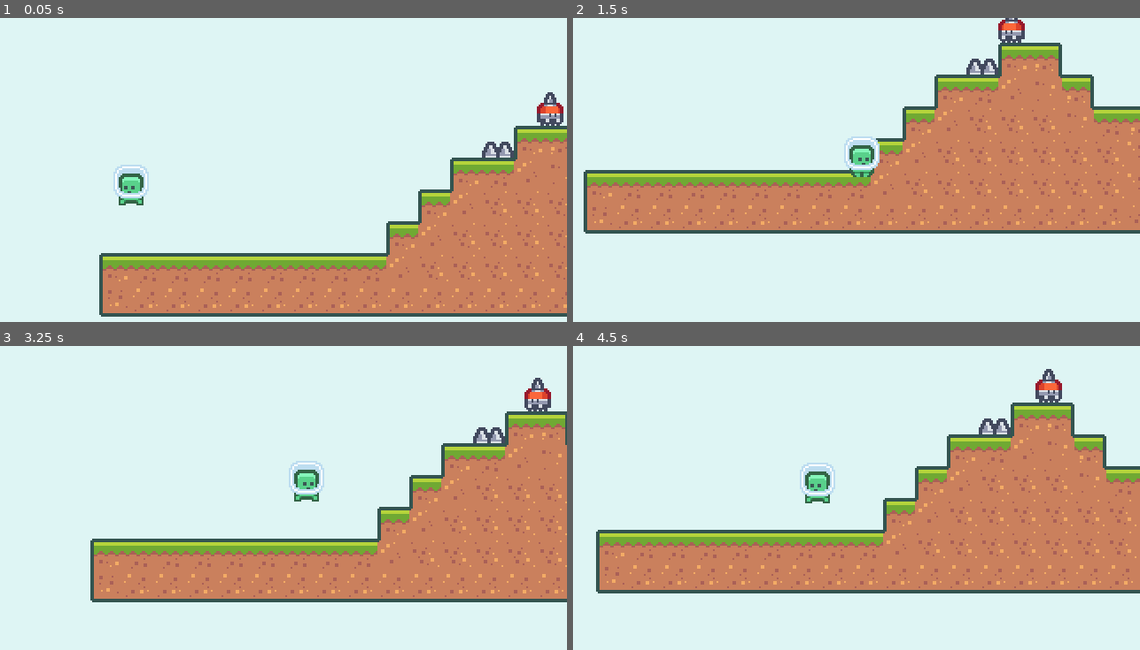
Above: before the commit, frames 1-4 (two rows, left to right).
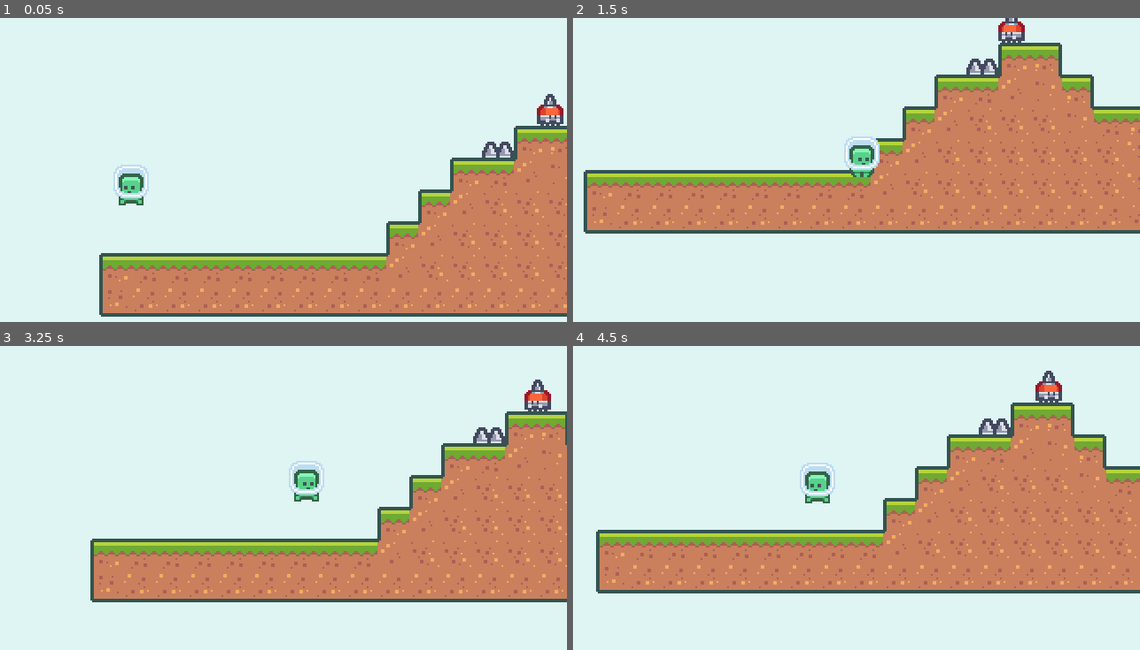
Above: after the commit, the same moments.

Repository: CharbelSahlani/Platformer2D
Game: Godot game, scene res://Scenes/BaseLevel.tscn
Same seed, same stepped clock (60 frames per second), same inputs: the game is played once before the commit and once after it. This scene is started directly instead of the project's main scene.
Inputs:
- Up to frame 1 (0.05 s): no input
- Up to frame 2 (1.5 s): hold D (move_right) from 0.53 s (still down); tap Shift (Dash) at 0.6, 1.35 s; tap Space (jump) at 0.77 s
- Up to frame 3 (3.25 s): tap Space (jump) at 1.52, 3.02 s; release D (move_right) at 2.03 s; hold A (move_left) 2.03-2.78 s; tap Shift (Dash) at 2.1, 2.85 s; hold D (move_right) from 2.78 s (still down)
- Up to frame 4 (4.5 s): tap Shift (Dash) at 3.6, 4.35 s; tap Space (jump) at 3.77 s; release D (move_right) at 4.28 s; hold A (move_left) from 4.28 s (still down)

The runs differ from the first frame. In frame 1, 0.1% of the frame differs, in the area x 94-100%, y 24-35%; in frame 2, 0.1%; in frame 3, 0.1%; in frame 4, 0.1%.

Commit message:
player can now dash enemies

Diff:
--- a/Scenes/Enemy.tscn
+++ b/Scenes/Enemy.tscn
@@ -20,6 +20,8 @@
 
 [sub_resource type="CircleShape2D" id=4]
 radius = 5.0
+
+[sub_resource type="CircleShape2D" id=5]
 
 [node name="Enemy" type="KinematicBody2D"]
 collision_layer = 0
@@ -31,23 +33,30 @@
 collision_mask = 131072
 
 [node name="CollisionShape2D" type="CollisionShape2D" parent="GoalDetector"]
-shape = SubResource( 3 )
+shape = SubResource( 1 )
 
 [node name="CollisionShape2D" type="CollisionShape2D" parent="."]
 position = Vector2( 0, -6 )
 shape = SubResource( 2 )
 
 [node name="AnimatedSprite" type="AnimatedSprite" parent="."]
-frames = SubResource( 1 )
+frames = SubResource( 3 )
 animation = "Run"
-frame = 1
 playing = true
 offset = Vector2( 0, -12 )
 
 [node name="HazardArea" type="Area2D" parent="."]
-collision_layer = 262144
-collision_mask = 262144
+collision_layer = 65536
+collision_mask = 0
 
 [node name="CollisionShape2D" type="CollisionShape2D" parent="HazardArea"]
 position = Vector2( 0, -5 )
 shape = SubResource( 4 )
+
+[node name="HitBoxArea" type="Area2D" parent="."]
+position = Vector2( 0, -7 )
+collision_layer = 2
+collision_mask = 0
+
+[node name="CollisionShape2D" type="CollisionShape2D" parent="HitBoxArea"]
+shape = SubResource( 5 )
--- a/Scenes/Player.tscn
+++ b/Scenes/Player.tscn
@@ -31,11 +31,16 @@
 [sub_resource type="RectangleShape2D" id=4]
 extents = Vector2( 5, 8 )
 
+[sub_resource type="CapsuleShape2D" id=5]
+radius = 11.0
+height = 10.0
+
 [node name="Player" type="KinematicBody2D" groups=[
 "player",
 ]]
 collision_layer = 0
 script = ExtResource( 2 )
+dashHazardMask = 262144
 
 [node name="CoyoteTimer" type="Timer" parent="."]
 wait_time = 0.15
@@ -51,8 +56,8 @@
 
 [node name="HazardArea" type="Area2D" parent="."]
 position = Vector2( 0, -7 )
-collision_layer = 262144
-collision_mask = 262144
+collision_layer = 0
+collision_mask = 327680
 
 [node name="CollisionShape2D" type="CollisionShape2D" parent="HazardArea"]
 position = Vector2( -0.125, 0 )
@@ -67,3 +72,13 @@
 [node name="CollisionShape2D" type="CollisionShape2D" parent="."]
 position = Vector2( 0, -12 )
 shape = SubResource( 4 )
+
+[node name="DashArea" type="Area2D" parent="."]
+position = Vector2( 0, -11 )
+collision_layer = 0
+collision_mask = 2
+
+[node name="CollisionShape2D" type="CollisionShape2D" parent="DashArea"]
+rotation = -1.5708
+shape = SubResource( 5 )
+disabled = true
--- a/Scripts/Enemy/Enemy.gd
+++ b/Scripts/Enemy/Enemy.gd
@@ -10,7 +10,7 @@
 func _ready():
 	direction = Vector2.RIGHT if startDirection == Direction.RIGHT else Vector2.LEFT
 	$GoalDetector.connect("area_entered", self, "on_goal_entered")
-
+	$HitBoxArea.connect("area_entered", self, "on_hitbox_entered")
 func _process(delta):
 	velocity.x = (direction * maxSpeed).x
 	velocity = move_and_slide((velocity), Vector2.UP)
@@ -21,3 +21,6 @@
 
 func on_goal_entered(_aread2d):
 	direction *= -1
+
+func on_hitbox_entered(_area2d):
+	queue_free()
--- a/Scripts/Player/Player.gd
+++ b/Scripts/Player/Player.gd
@@ -3,6 +3,8 @@
 signal died
 
 enum State { NORMAL, DASHING}
+
+export (int, LAYERS_2D_PHYSICS) var dashHazardMask
 
 var gravity = 1000
 var velocity = Vector2.ZERO
@@ -15,11 +17,11 @@
 var hasDoubleJump = false
 var currentState = State.NORMAL
 var isStateNew = true
-
+var defaultHazardMask = 0
 # Called when the node enters the scene tree for the first time.
 func _ready():
 	$HazardArea.connect("area_entered", self, "on_hazard_area_entered")
-
+	defaultHazardMask = $HazardArea.collision_mask
 
 # Called every frame. 'delta' is the elapsed time since the previous frame.
 func _process(delta):
@@ -38,6 +40,9 @@
 
 
 func process_normal(delta):
+	if (isStateNew):
+		$DashArea/CollisionShape2D.disabled = true
+		$HazardArea.collision_mask = defaultHazardMask
 	var move_vector = get_movement_vector()
 	velocity.x += move_vector.x * horizontalAcceleration * delta
 	if (move_vector.x == 0):
@@ -77,7 +82,9 @@
 
 func process_dash(delta):
 	if (isStateNew):
+		$DashArea/CollisionShape2D.disabled = false
 		$AnimatedSprite.play("Jump")
+		$HazardArea.collision_mask = dashHazardMask
 		var moveVector = get_movement_vector()
 		var velocityMod = 1
 		#get the direction of movement in negative or positive
--- a/project.godot
+++ b/project.godot
@@ -73,6 +73,9 @@
 
 [layer_names]
 
+2d_physics/layer_1="TERRAIN"
+2d_physics/layer_2="ENEMY"
+2d_physics/layer_17="ENEMY_HAZARD"
 2d_physics/layer_18="ENEMY_GOAL"
 2d_physics/layer_19="HAZARD"
 2d_physics/layer_20="PICKUP"
Not shown: 1 places in Scenes/Enemy.tscn that only renumber resources
Not shown: 1 places in Scenes/Player.tscn that only renumber resources
